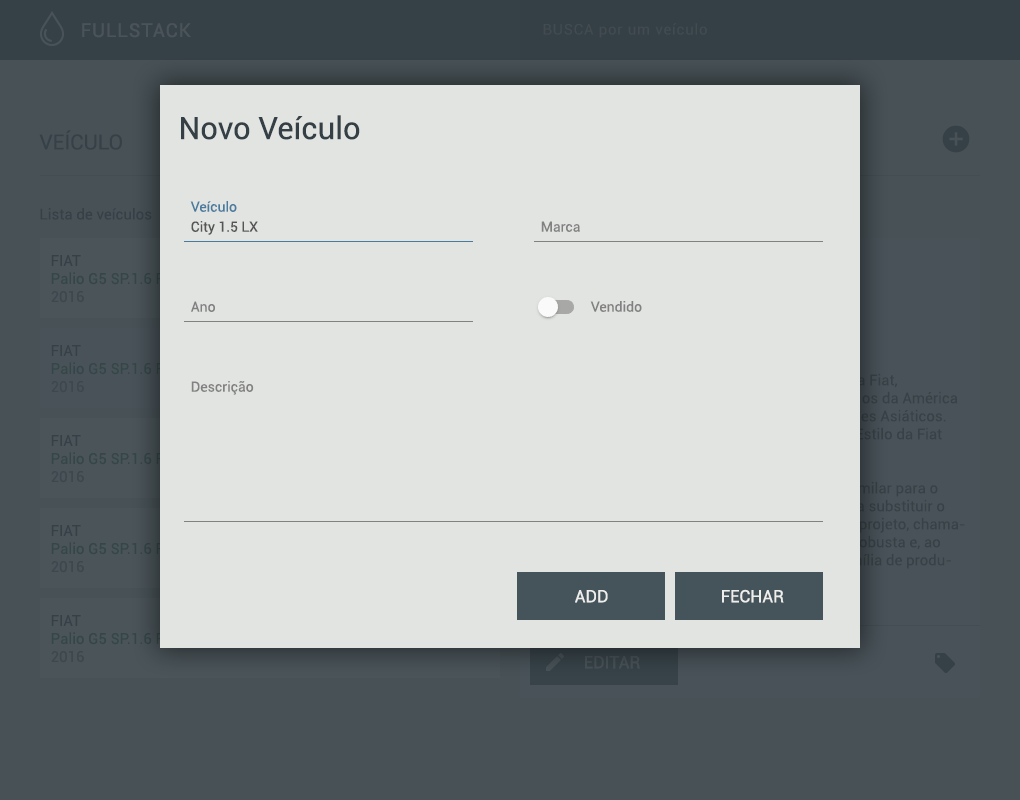
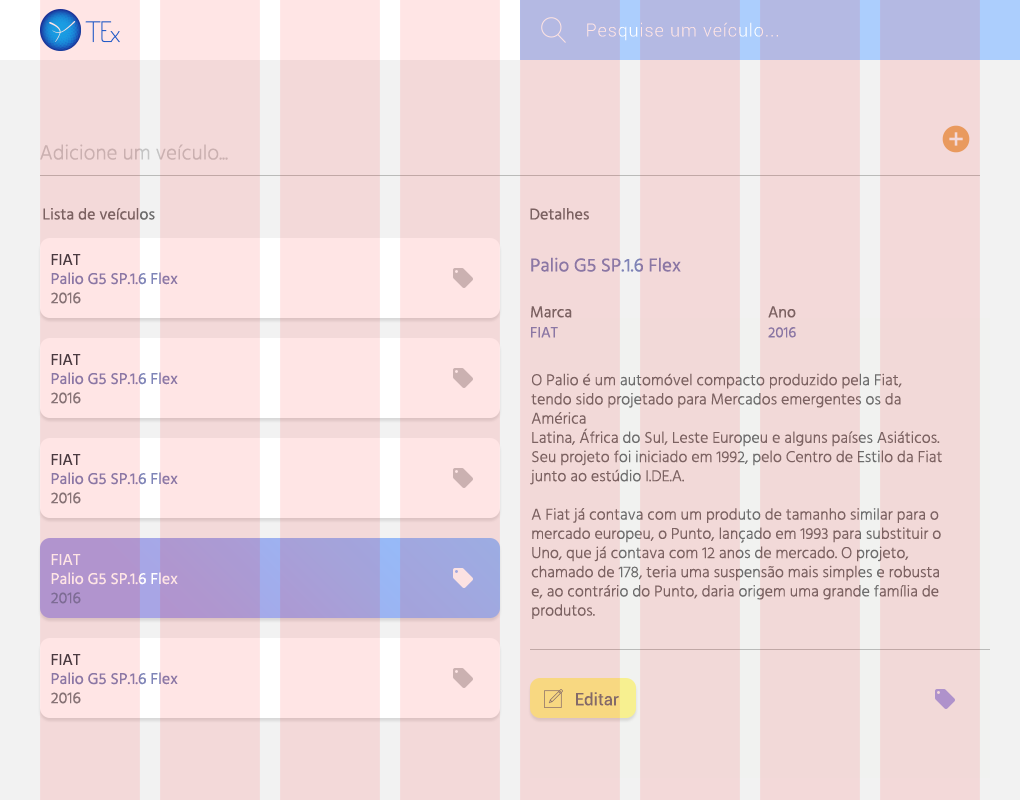
Before/after of a 1020 × 800 layered artwork. What changed in the layer stack:
showed group "8 Col Grid" (8 layers) over [40, 0, 980, 800]
hid group "dialog" (1st of 2) (26 layers) over [0, 0, 1020, 800]
removed layer "toogle" from group "campo-vendido" over [511, 272, 611, 356]
painted on "dialog" (2nd of 2, in "dialog") over [160, 85, 860, 648]
"off": opacity 90% → 70% over [0, 0, 1020, 800]
painted on "row" (2nd of 8, in "body" › "content" › "lista" › "registros" › "row") over [40, 238, 500, 318]
painted on "FIAT Palio G5 SP.1.6 Flex 2016" (2nd of 5, in "body" › "content" › "lista" › "registros" › "row-active") over [51, 345, 183, 404]
painted on "row" (3rd of 8, in "body" › "content" › "lista" › "registros" › "row-active") over [40, 328, 500, 418]
painted on "FIAT Palio G5 SP.1.6 Flex 2016" (3rd of 5, in "body" › "content" › "lista" › "registros" › "row") over [51, 435, 183, 504]
painted on "row" (5th of 8, in "body" › "content" › "lista" › "registros" › "row") over [40, 418, 500, 518]
painted on "FIAT Palio G5 SP.1.6 Flex 2016" (4th of 5, in "body" › "content" › "lista" › "registros" › "row-sold") over [51, 525, 183, 604]
painted on "row" (6th of 8, in "body" › "content" › "lista" › "registros" › "row-sold") over [40, 508, 500, 618]
painted on "FIAT Palio G5 SP.1.6 Flex 2016" (5th of 5, in "body" › "content" › "lista" › "registros" › "row") over [51, 615, 183, 704]
painted on "row" (8th of 8, in "body" › "content" › "lista" › "registros" › "row") over [40, 598, 500, 718]
painted on "descricao" over [530, 373, 965, 619]
painted on "canvas" (3rd of 4, in "body" › "content" › "detalhes" › "btn-edit") over [530, 637, 678, 718]
painted on "linha" (2nd of 2, in "body" › "content" › "detalhes") over [520, 625, 990, 650]
painted on "canvas" (4th of 4, in "body" › "content" › "detalhes") over [520, 238, 990, 778]
…and 37 more changes (3 added, 5 moved_by, 27 painted, 2 removed, 2 renamed, 1 visibility)
